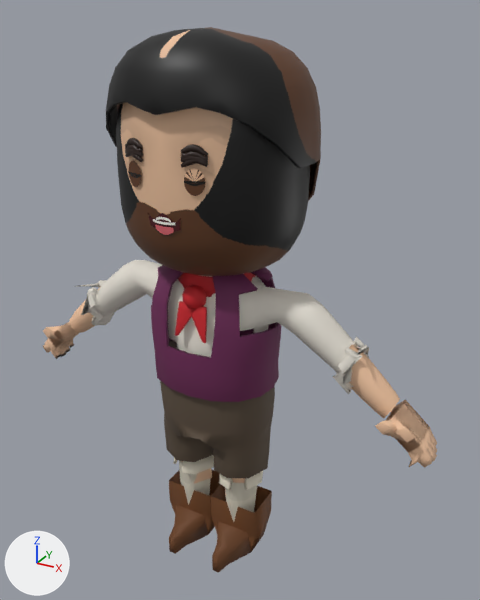
One commit to the glTF model entrega/personajes/protagonista/char_protagonista_lod.glb: the scene before it, then after it.
Camera for both pictures: a camera (50 mm lens) standing at (0.946, -1.566, 1.688) and looking at (0.053, 0.057, 0.877). Every picture has the same lights, and +X, +Y and +Z are marked at lower left. The older version comes first. Vertices at exactly the same position are counted once.

The scene before the commit, as lines of its bpy script (objects in view):
```python
me_eyelid_closed = bpy.data.meshes.new('Eyelid_Closed')
me_eyelid_closed.from_pydata(...)  # 78 vertices, 72 faces; spans x -0.115..0.115, y -0.242..-0.226, z 1.271..1.339
# faces by material slot: [32, 40]
me_eyelid_closed.materials.append(mat_mat_protagonista_face)  # picture img_t_protagonista_face
me_eyelid_closed.materials.append(mat_mat_eyes)  # picture img_t_eyes
me_hair_001 = bpy.data.meshes.new('Hair.001')
me_hair_001.from_pydata(...)  # 366 vertices, 728 faces; spans x -0.296..0.296, y -0.263..0.271, z 1.061..1.643
me_hair_001.materials.append(mat_mat_protagonista_face)  # picture img_t_protagonista_face
me_hand_l_open = bpy.data.meshes.new('Hand_L_Open')
me_hand_l_open.from_pydata(...)  # 90 vertices, 176 faces; spans x 0.544..0.696, y -0.094..0.05, z 0.553..0.697
me_hand_l_open.materials.append(mat_mat_protagonista_body)  # picture img_t_protagonista_body
me_head_001 = bpy.data.meshes.new('Head.001')
me_head_001.from_pydata(...)  # 220 vertices, 400 faces; spans x -0.27..0.27, y -0.245..0.217, z 1.005..1.487
me_head_001.materials.append(mat_mat_protagonista_face)  # picture img_t_protagonista_face
ob_eyelid_closed = bpy.data.objects.new('Eyelid_Closed', me_eyelid_closed)
ob_eyelid_closed.location = (0.0, 0.0, 0.0)
ob_hair = bpy.data.objects.new('Hair', me_hair_001)
ob_hair.location = (0.0, 0.0, 0.0)
ob_hand_l_open = bpy.data.objects.new('Hand_L_Open', me_hand_l_open)
ob_hand_l_open.location = (0.0, 0.0, 0.0)
ob_head = bpy.data.objects.new('Head', me_head_001)
ob_head.location = (0.0, 0.0, 0.0)
# also in view: 'Body' at (0.0, -0.005, 0.525); 'Acc_Scarf' at (0.0, -0.015, 0.921)
```
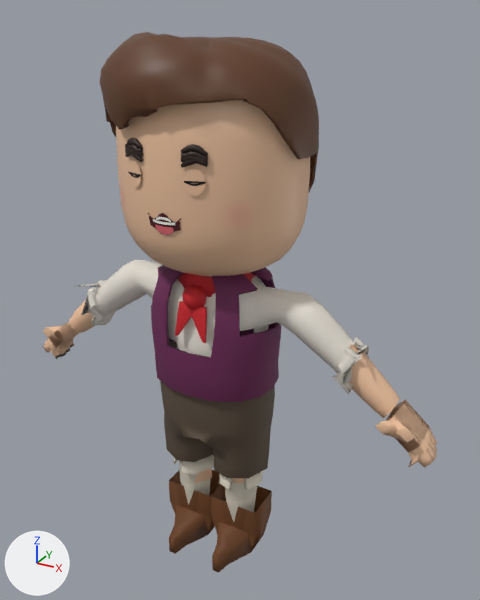
The change, as a list of edits to the scene's bpy script:
```text
Change me_eyelid_closed:
    where me_eyelid_closed.from_pydata(...)  # 78 vertices, 72 faces; spans x -0.115..0.115, y -0.242..-0.226, z 1.271..1.339
    used by ob_eyelid_closed; location = (0.0, 0.0, 0.0)
    me_eyelid_closed part 1: texture (UV) coordinates of 32 of 72 faces, centred in x -0.105..0.105, y -0.239..-0.229, z 1.283..1.327, changed; they spanned u 0.14..0.23, v 0.0..0.1 and now span u 0.0..0.34, v 0.0..0.05
Change me_head_001:
    used by ob_head; location = (0.0, 0.0, 0.0)
    remove me_head_001.from_pydata(...)  # 220 vertices, 400 faces; spans x -0.27..0.27, y -0.245..0.217, z 1.005..1.487
    add me_head_001.from_pydata(...)  # 234 vertices, 424 faces; spans x -0.27..0.27, y -0.245..0.224, z 1.005..1.519
    me_head_001 part 2: 10 vertices added at x -0.251..0.251, y -0.184..-0.048, z 1.446..1.519
    me_head_001 part 3: 400 kept faces spanning x -0.27..0.27, y -0.245..0.217, z 1.005..1.487 get new texture (UV) coordinates
    other edits to the shape of me_head_001 do not show in these pictures
Change me_hair_001:
    used by ob_hair; location = (0.0, 0.0, 0.0)
    remove me_hair_001.from_pydata(...)  # 366 vertices, 728 faces; spans x -0.296..0.296, y -0.263..0.271, z 1.061..1.643
    add me_hair_001.from_pydata(...)  # 1400 vertices, 2796 faces; spans x -0.292..0.291, y -0.271..0.265, z 1.052..1.633
    me_hair_001 part 4: 365 vertices removed from x -0.296..0.296, y -0.263..0.271, z 1.061..1.643; 1399 vertices added at x -0.292..0.291, y -0.271..0.265, z 1.052..1.633
```

What differs and where, as boxes [x1, y1, x2, y2] in the pictures (480 x 600 px):
'Hair', reshaped (8% shorter): before [106, 27, 321, 201]; after [100, 32, 319, 192]
part 1 of me_eyelid_closed, surface changed: [129, 161, 205, 196] in both
part 2 of me_head_001, added (mostly hidden): after [223, 100, 268, 117]
part 3 of me_head_001, surface changed (lighter): [116, 107, 310, 276] in both
